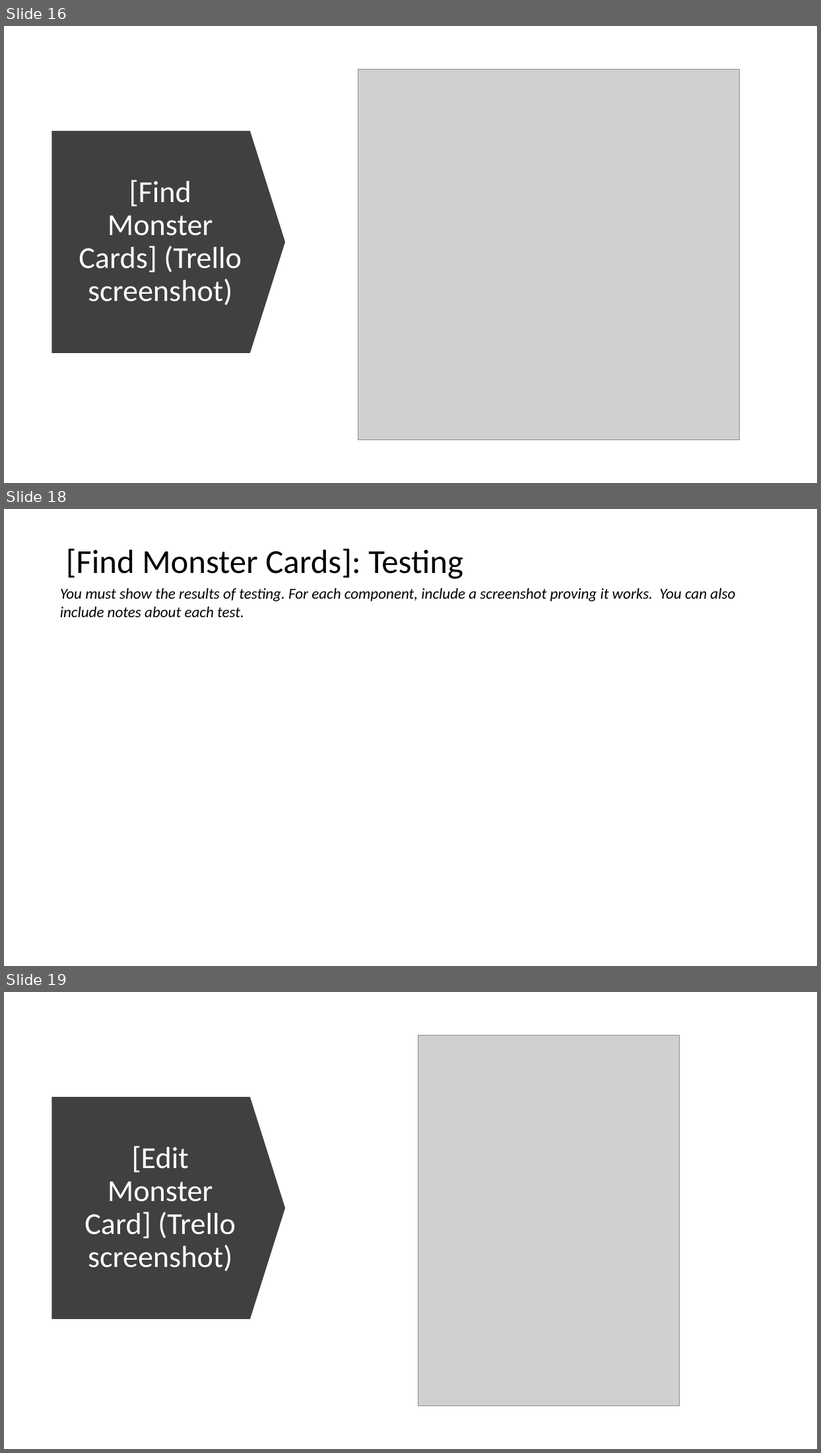
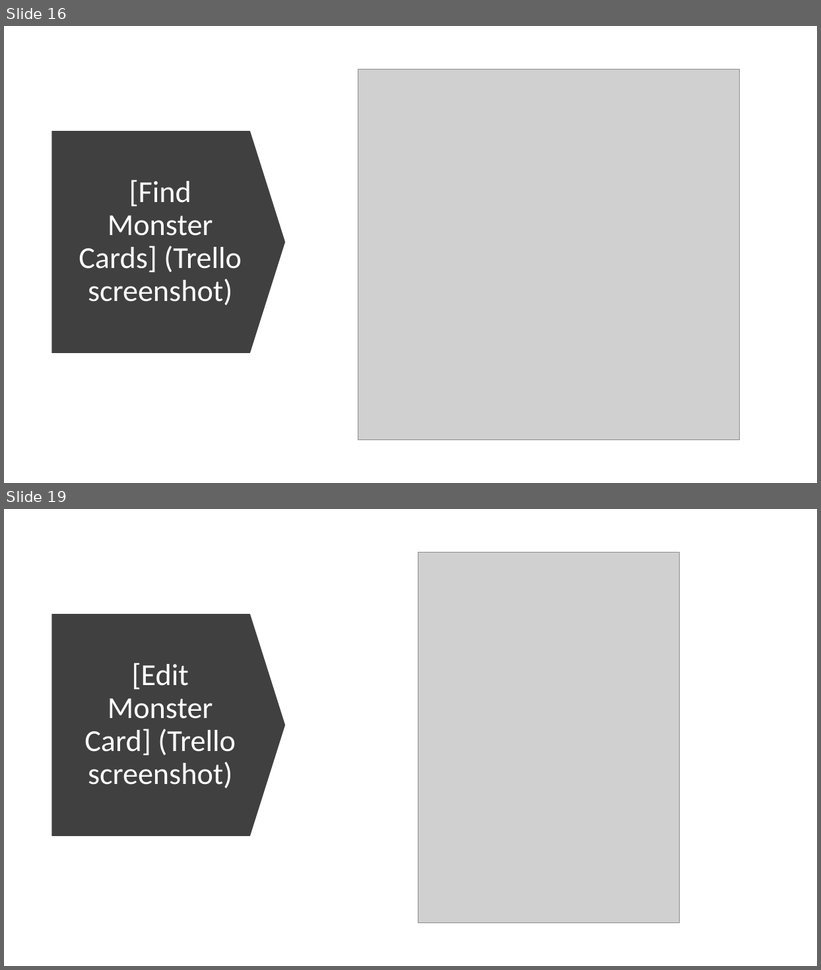
Before and after one commit to peter123321123321/Monster-Cards-Internal, a slide deck: 2.7 and 2.8 Documentation Template.pptx. Shown one above the other, each under a label of ours: slides 16, 18 and 19 before the commit, slides 16 and 19 after it; the slides between them are not shown. The pictures are 821x1453 and 821x970 pixels, drawn with LibreOffice and Linux fonts; fonts in the diff are those of the drawing; grey boxes stand for pictures. Boxes give left, top, right and bottom in pixels: in the first picture for what was removed or moved away, otherwise in the second. Text is boxed around its words. In the diff, an @@ line names an element or a change of style, - is before the commit and + after.

```diff
--- a/2.7 and 2.8 Documentation Template.pptx
+++ b/2.7 and 2.8 Documentation Template.pptx
@@ slide 18 removed at box(4, 509, 817, 966), background #FFFFFF @@
@@ title removed at box(66, 549, 463, 579) @@
-[Find Monster Cards]: Testing
@@ text removed at box(60, 588, 735, 617) @@
-You must show the results of testing. For each component, include a screenshot proving it works. You can also include notes about each test.
```
Also in this commit, not shown: 10 slides changed, 2 slides added, 5 other files.
